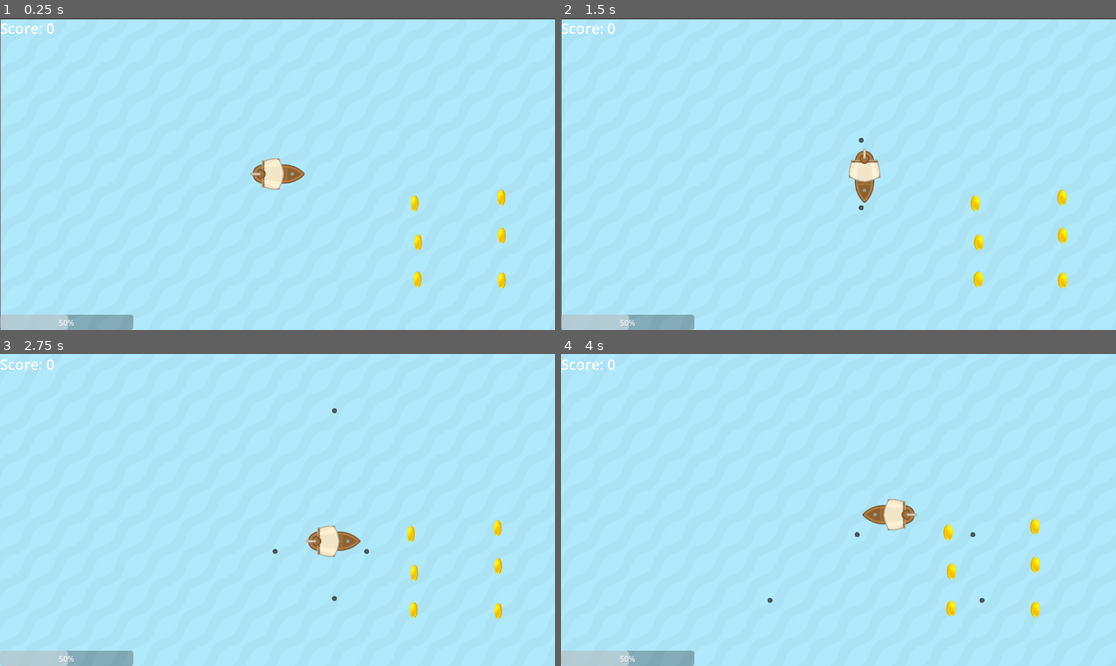
Above: before the commit, frames 1-4 (two rows, left to right).
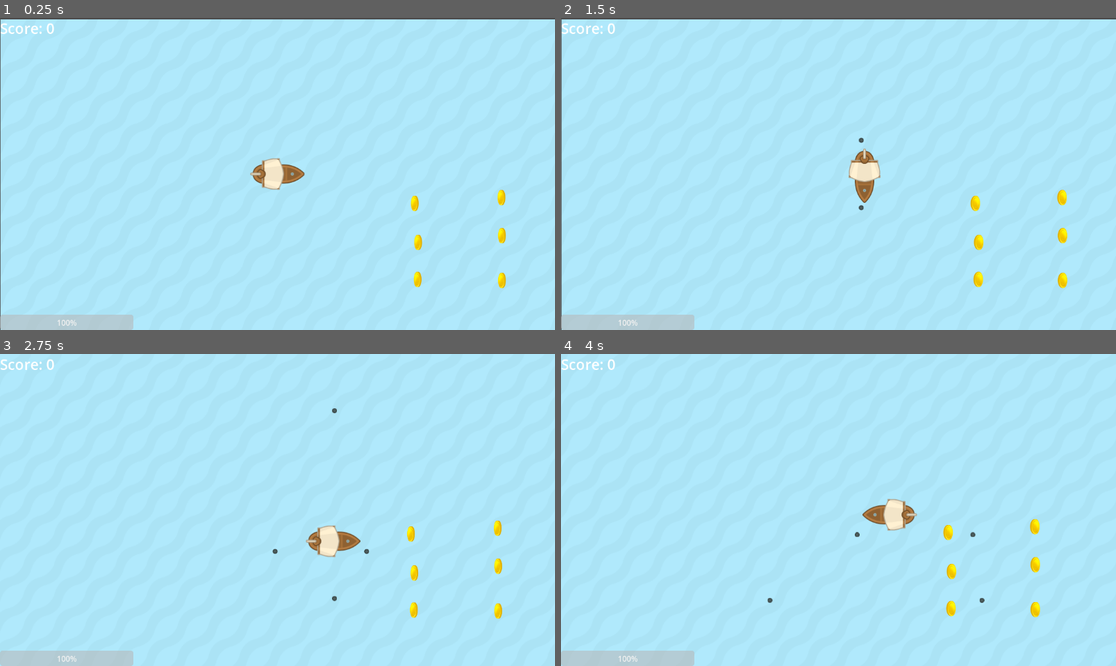
Above: after the commit, the same moments.

Repository: FlorianEduservices/pirate-survivors
Game: Godot game, scene res://Maps/gym_player.tscn
Same seed, same stepped clock (60 frames per second), same inputs: the game is played once before the commit and once after it. Sound files missing from this copy of the repository are replaced by a short silence.
Inputs:
- Up to frame 1 (0.25 s): no input
- Up to frame 2 (1.5 s): hold D (player_move_right) 0.53-1.28 s; hold S (player_move_down) from 1.28 s (still down)
- Up to frame 3 (2.75 s): release S (player_move_down) at 2.03 s; hold D (player_move_right) from 2.03 s (still down)
- Up to frame 4 (4 s): release D (player_move_right) at 2.78 s; hold W (player_move_up) 2.78-3.53 s; hold A (player_move_left) from 3.53 s (still down)

The runs differ from the first frame. In frame 1, 0.6% of the frame differs, in the area x 10-25%, y 95-100%; in frame 2, 0.6%; in frame 3, 0.6%; in frame 4, 0.6%.

Commit message:
Player life

Diff:
--- a/Character/player.gd
+++ b/Character/player.gd
@@ -2,13 +2,15 @@
 
 @export var speed : float = 200
 @export var cannon_ball_scene : PackedScene
+@export var max_life : float = 300.0
 
 var score : int = 0
+var current_life
 
 # Called when the node enters the scene tree for the first time.
 func _ready() -> void:
 	$ShootTimer.timeout.connect(_on_shoot_timeout)
-
+	current_life = max_life
 
 # We are using a RigidBody, apply_central_force must be applied in the Physics Process Function
 #func _process(delta: float) -> void:
--- a/GPE/Coin/coin.gd
+++ b/GPE/Coin/coin.gd
@@ -8,9 +8,9 @@
 
 
 # Called every frame. 'delta' is the elapsed time since the previous frame.
-func _process(delta: float) -> void:
-	if is_collected == true and $CollectCoinSFX.playing == false:
-		queue_free()
+#func _process(delta: float) -> void:
+#	if is_collected == true and $CollectCoinSFX.playing == false:
+#		queue_free()
 
 func _on_body_entered(body: Node2D):
 	if body.has_method("update_score") and is_collected == false:
@@ -18,4 +18,7 @@
 		$AnimatedSprite2D.hide()
 		$CollectCoinSFX.play()
 		is_collected = true
-		#queue_free()
+
+		await $CollectCoinSFX.finished
+
+		queue_free()
--- a/HUD/hud.gd
+++ b/HUD/hud.gd
@@ -8,5 +8,15 @@
 
 # Called every frame. 'delta' is the elapsed time since the previous frame.
 func _process(delta: float) -> void:
-	var player_score = get_parent().score
+	var player = get_parent()
+
+	var player_score = player.score
 	$ScoreLabel.text = "Score: " + str(player_score)
+	_update_life(player.current_life, player.max_life)
+
+func _update_life(current_life : float, life_max : float):
+	$LifeProgressBar.max_value = life_max
+	$LifeProgressBar.value = current_life
+	# same as:
+	#var life_percentage = current_life / life_max * 100
+	#$LifeProgressBar.value = life_percentage
